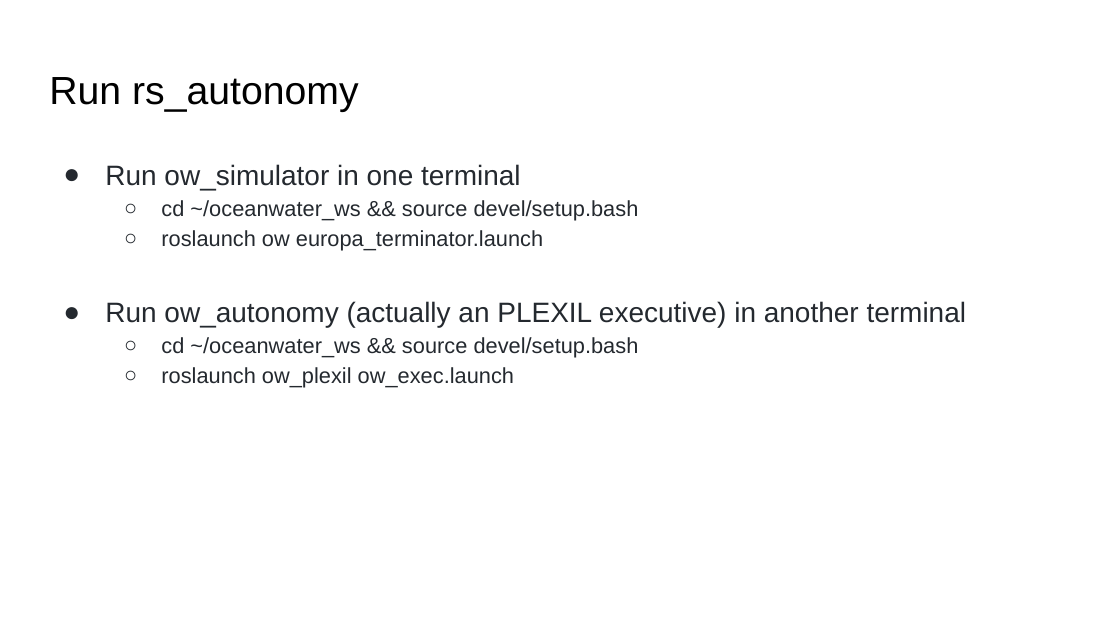
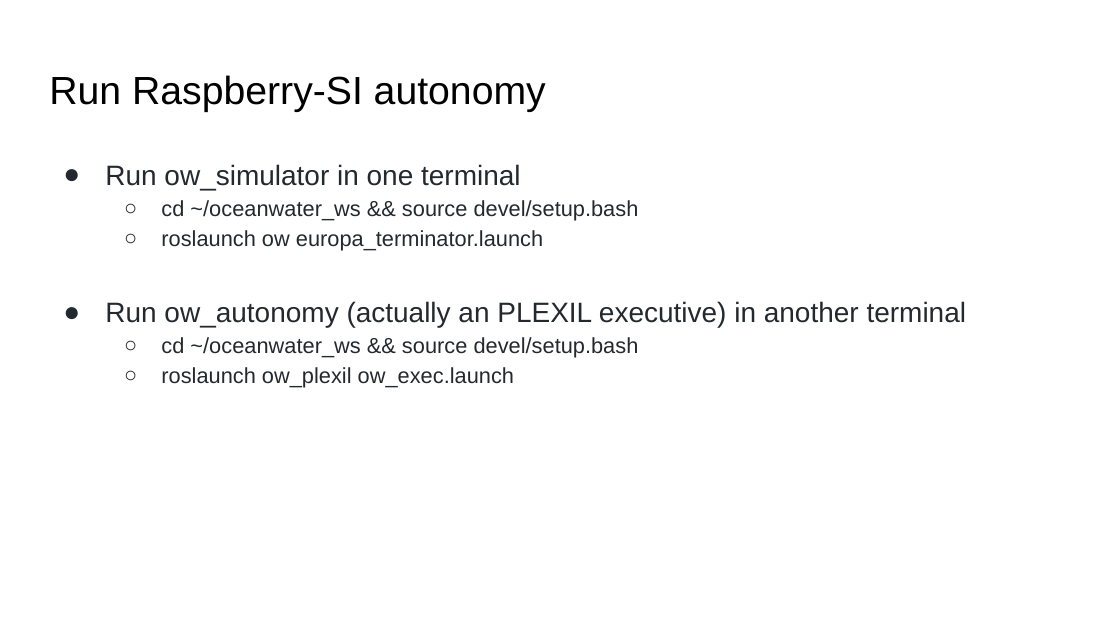
Before and after one commit to nasa-raspberry-si/autonomy, a slide deck: slide 28 of doc/Status of Autonomy Implementation.pptx. Drawn at 1120x630 pixels with LibreOffice and Linux fonts; fonts in the diff are those of the drawing. Boxes give left, top, right and bottom in pixels: in the first picture for what was removed or moved away, otherwise in the second. Text is boxed around its words. In the diff, an @@ line names an element or a change of style, - is before the commit and + after.

```diff
--- a/doc/Status of Autonomy Implementation.pptx
+++ b/doc/Status of Autonomy Implementation.pptx
@@ title at [49,75,546,112]: text changed @@
-Run rs_autonomy
+Run Raspberry-SI autonomy
```
Also in this commit, not shown: 2 other slides changed.
